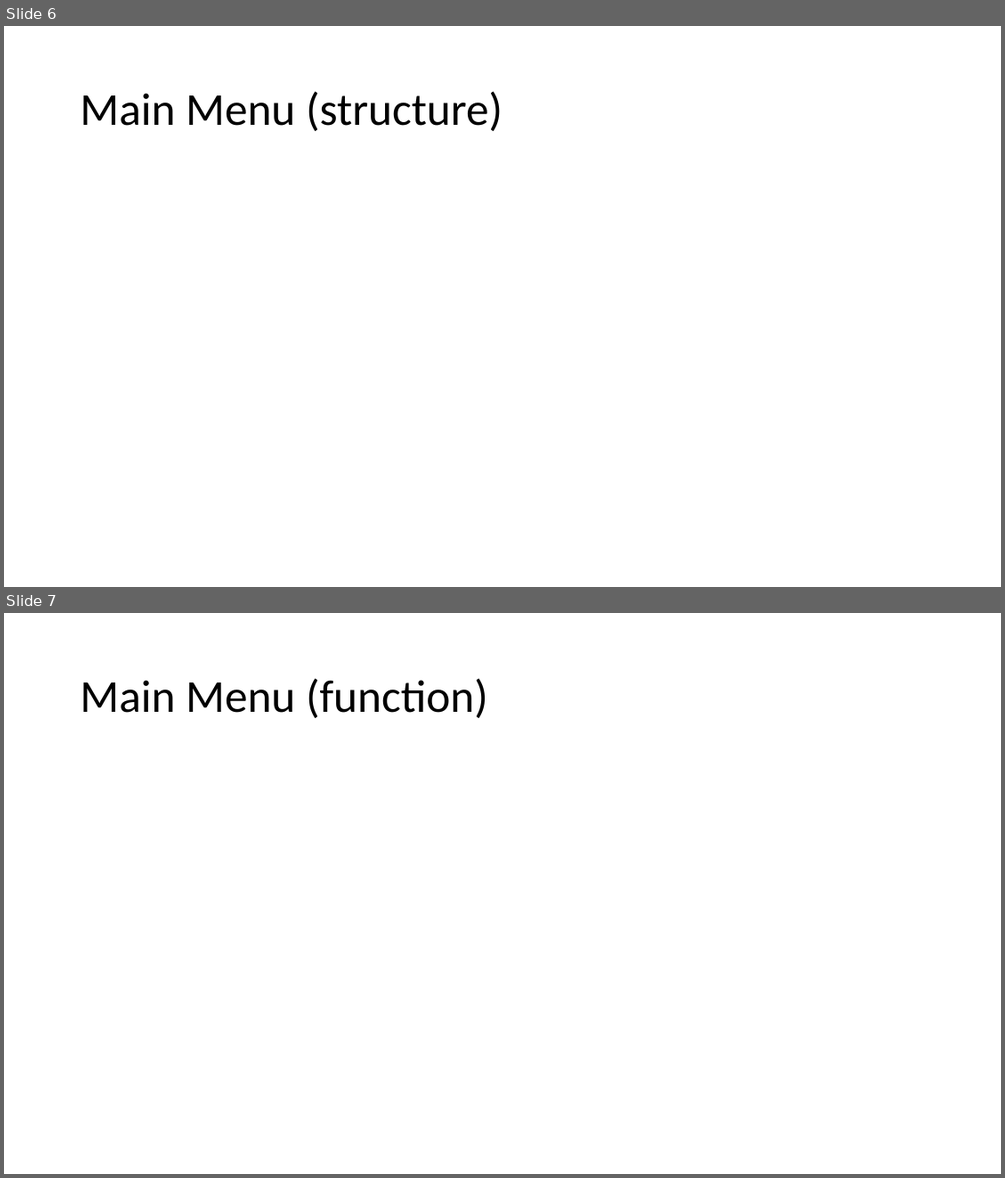
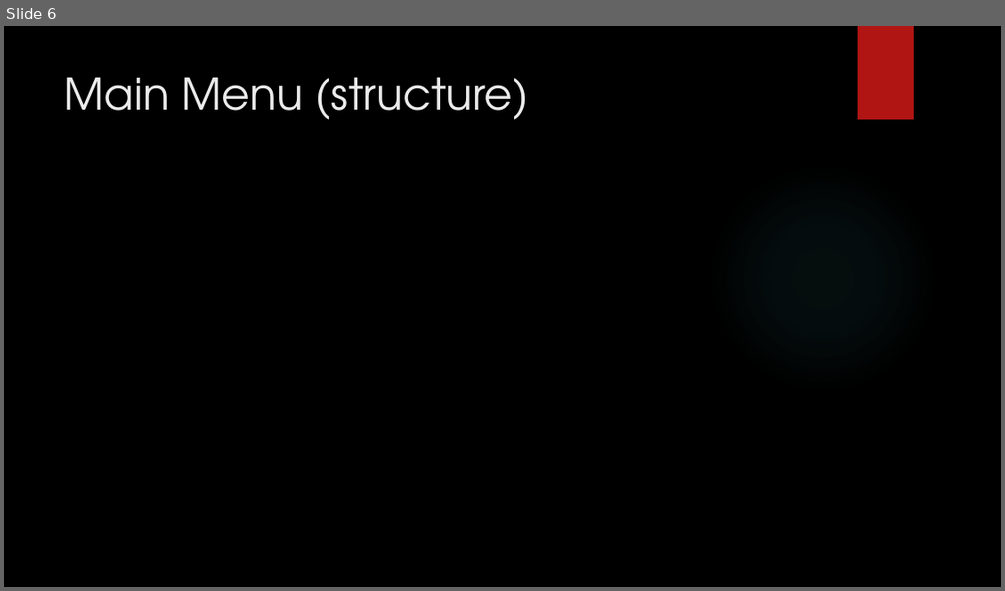
Before and after one commit to csmfduro/salaries, a slide deck: Computer Science Workshop Presentation.pptx. Shown one above the other, each under a label of ours: slides 6 and 7 before the commit, slide 6 after it. The pictures are 1005x1178 and 1005x591 pixels, drawn with LibreOffice and Linux fonts; fonts in the diff are those of the drawing; background and template pictures are left out. Boxes give left, top, right and bottom in pixels: in the first picture for what was removed or moved away, otherwise in the second. Text is boxed around its words. In the diff, an @@ line names an element or a change of style, - is before the commit and + after.

Commit message:
Worked on Presentation slides
Filled in slides 1-5, 7, 9-10 of presentation

```diff
--- a/Computer Science Workshop Presentation.pptx
+++ b/Computer Science Workshop Presentation.pptx
@@ slide 7 removed at <box>4,613,1001,1174</box>, background #FFFFFF @@
@@ title removed at <box>80,678,488,718</box> @@
-Main Menu (function)
@@ slide 6 changed as well @@
@@ background #FFFFFF to picture (left out) @@
@@ rectangle added at <box>858,26,914,119</box>, fill #B01513 @@
@@ title "Main Menu (structure)": place and size @@
-title "Main Menu (structure)" at <box>80,91,502,131</box>
+title "Main Menu (structure)" at <box>65,77,529,119</box>
@@ title "Main Menu (structure)" at <box>65,77,529,119</box>: size 44 to 42 pt, font Calibri to TeX Gyre Adventor, text colour #000000 to #EBEBEB; line spacing 0.9 to 1; vertical alignment middle to top @@
@@ ellipse added at <box>708,163,938,394</box>, fill gradient #50B9C1 @@
```
Also in this commit, not shown: 11 other slides changed, 6 slides added, 4 other slides removed.
